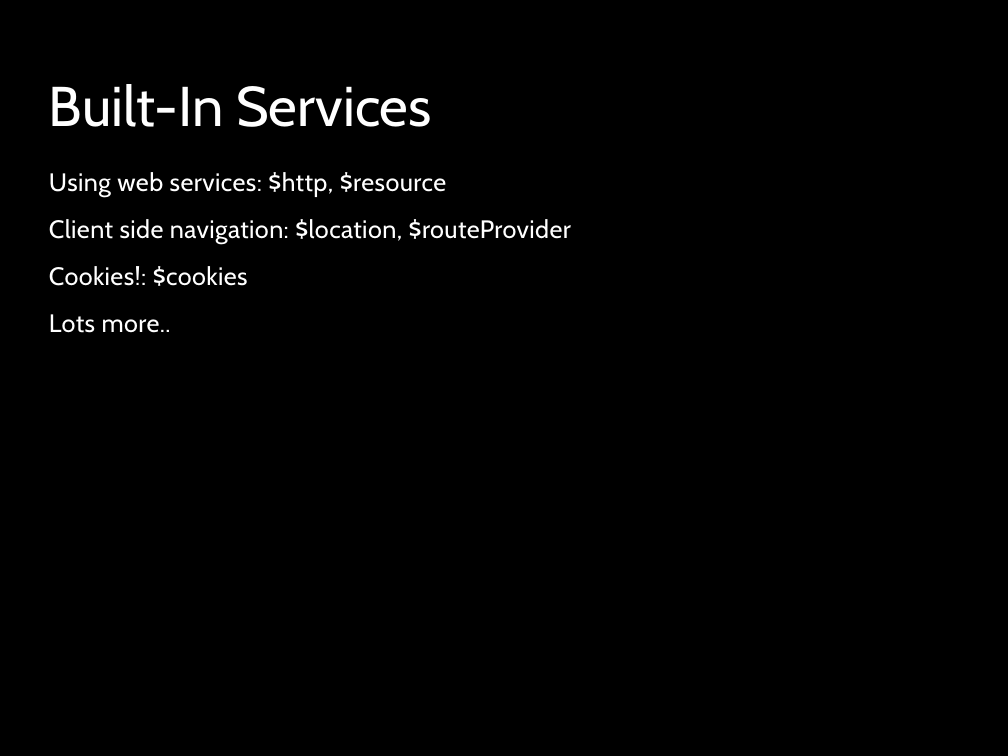
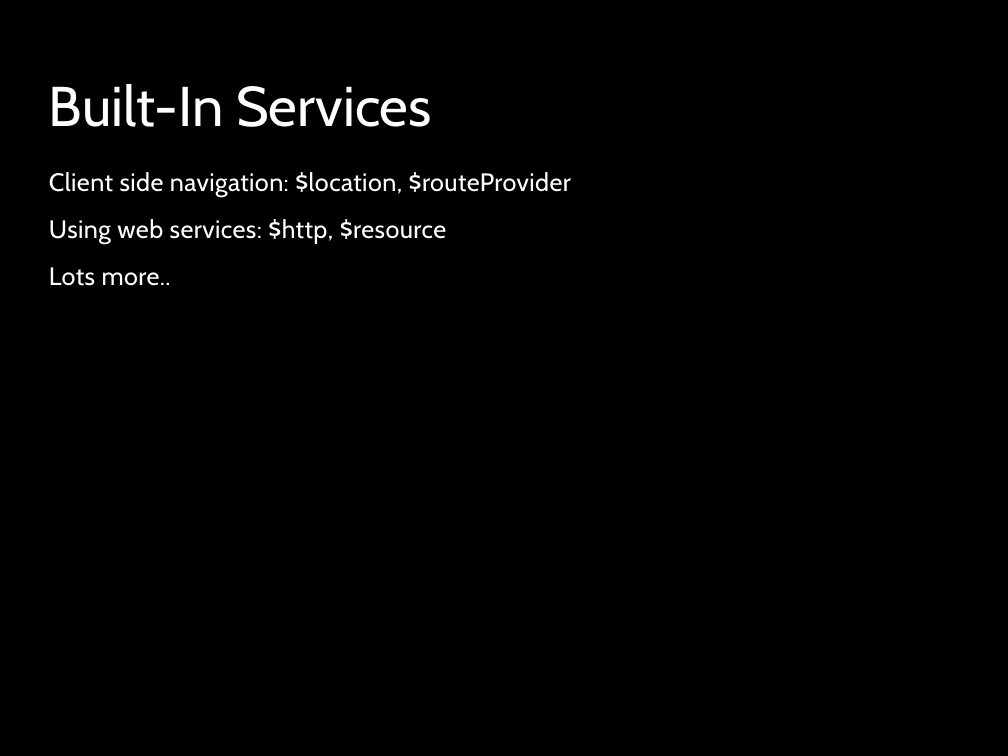
Before and after one commit to kevinkemp/Presentations, a slide deck: slide 11 of angularjs/AngularJS.pptx (slide 10 before the commit). Drawn at 1008x756 pixels with LibreOffice and Linux fonts; fonts in the diff are those of the drawing; background and template pictures are left out. Boxes give left, top, right and bottom in pixels: in the first picture for what was removed or moved away, otherwise in the second. Text is boxed around its words. In the diff, an @@ line names an element or a change of style, - is before the commit and + after.

```diff
--- a/angularjs/AngularJS.pptx
+++ b/angularjs/AngularJS.pptx
@@ text at <box>49,172,571,197</box>: paragraph added @@
+Client side navigation: $location, $routeProvider
@@ text at <box>49,219,571,286</box>: paragraphs removed @@
-Client side navigation: $location, $routeProvider
-Cookies!: $cookies
```
Also in this commit, not shown: 6 other slides changed.
